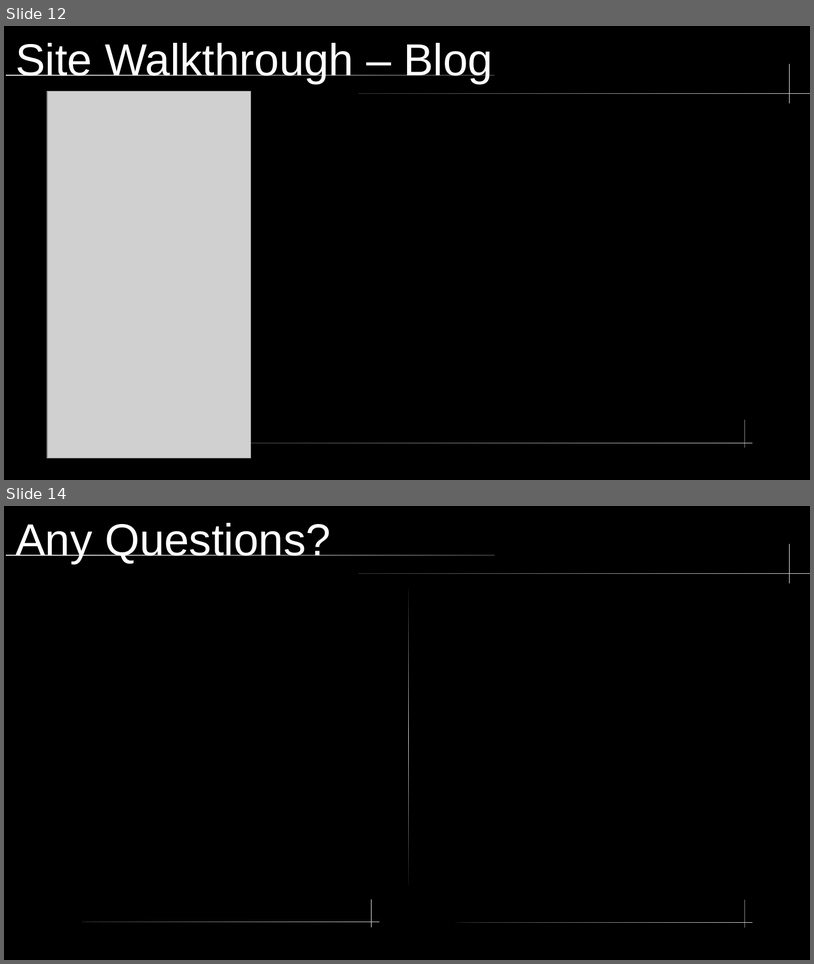
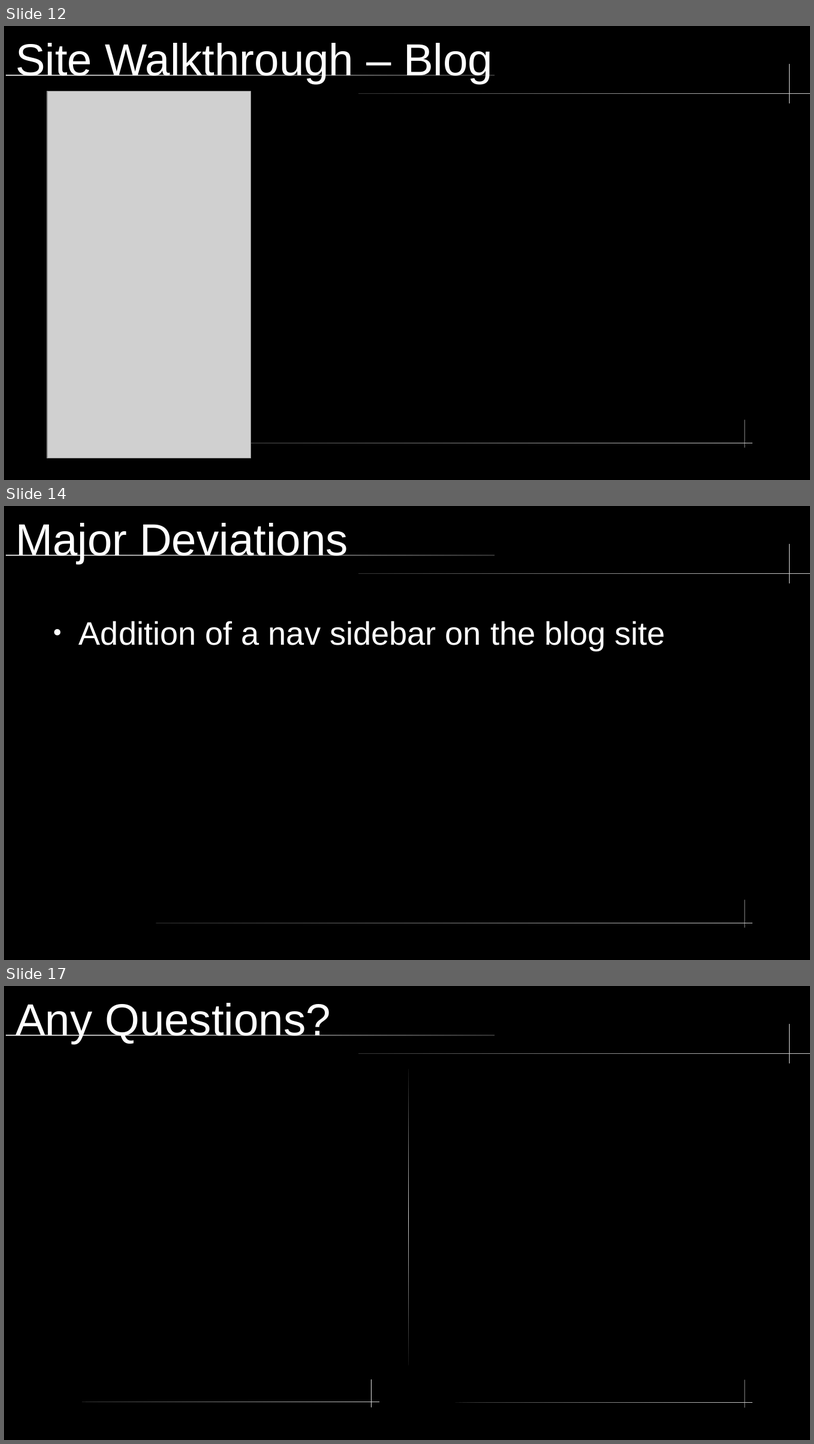
Before and after one commit to Samworth27/Portfolio, a slide deck: docs/presentation.odp. Shown one above the other, each under a label of ours: slides 12 and 14 before the commit, slides 12, 14 and 17 after it; the slides between them are not shown. The pictures are 814x964 and 814x1444 pixels, drawn with LibreOffice and Linux fonts; fonts in the diff are those of the drawing; grey boxes stand for pictures. Boxes give left, top, right and bottom in pixels: in the first picture for what was removed or moved away, otherwise in the second. Text is boxed around its words. In the diff, an @@ line names an element or a change of style, - is before the commit and + after.

```diff
--- a/docs/presentation.odp
+++ b/docs/presentation.odp
@@ slide 14 added at bbox=[4, 506, 810, 960], background #000000; not listed: 5 template elements that a slide beside it also shows @@
@@ title added at bbox=[15, 523, 348, 564], 44 pt, text #FFFFFF @@
+Major Deviations
@@ text added at bbox=[79, 621, 666, 650], 32 pt, text #FFFFFF @@
+● Addition of a nav sidebar on the blog site
@@ what was slide 14 is now slide 17 @@
```
Also in this commit, not shown: 3 slides changed, 2 other slides added, 7 other files.
